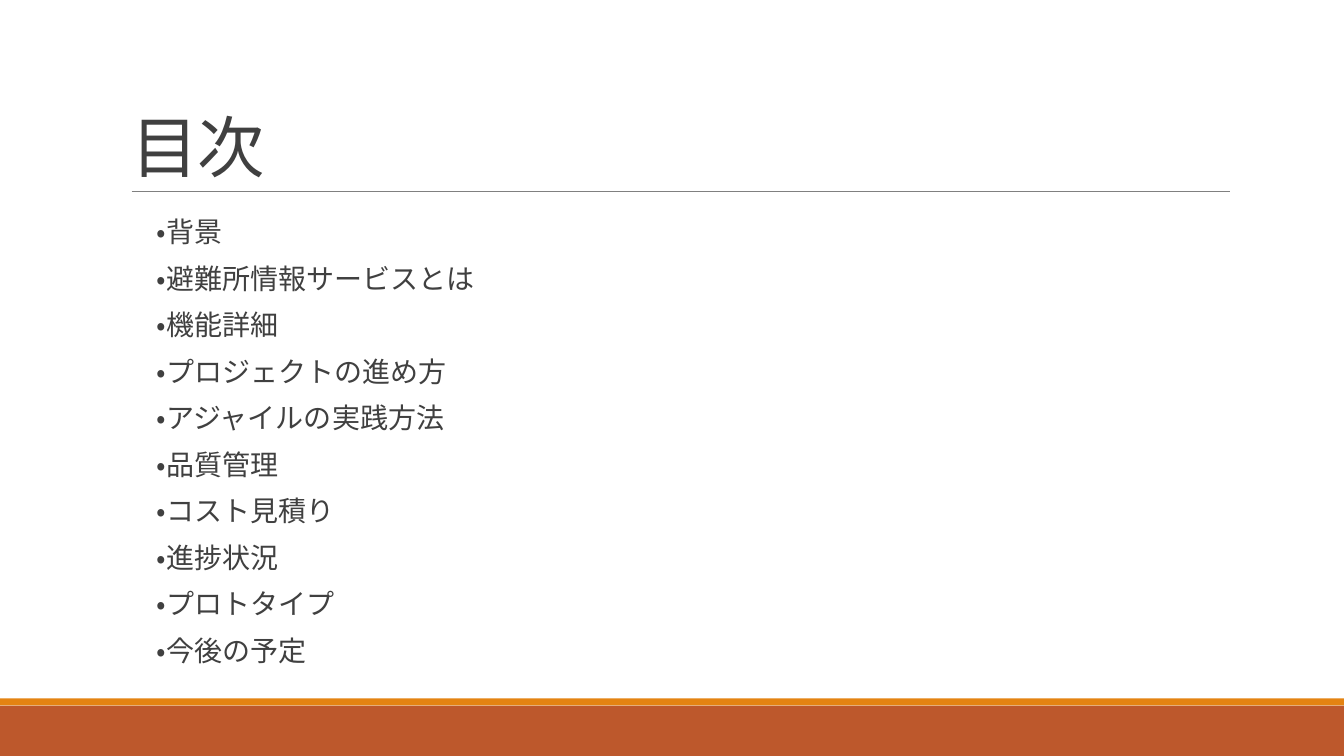
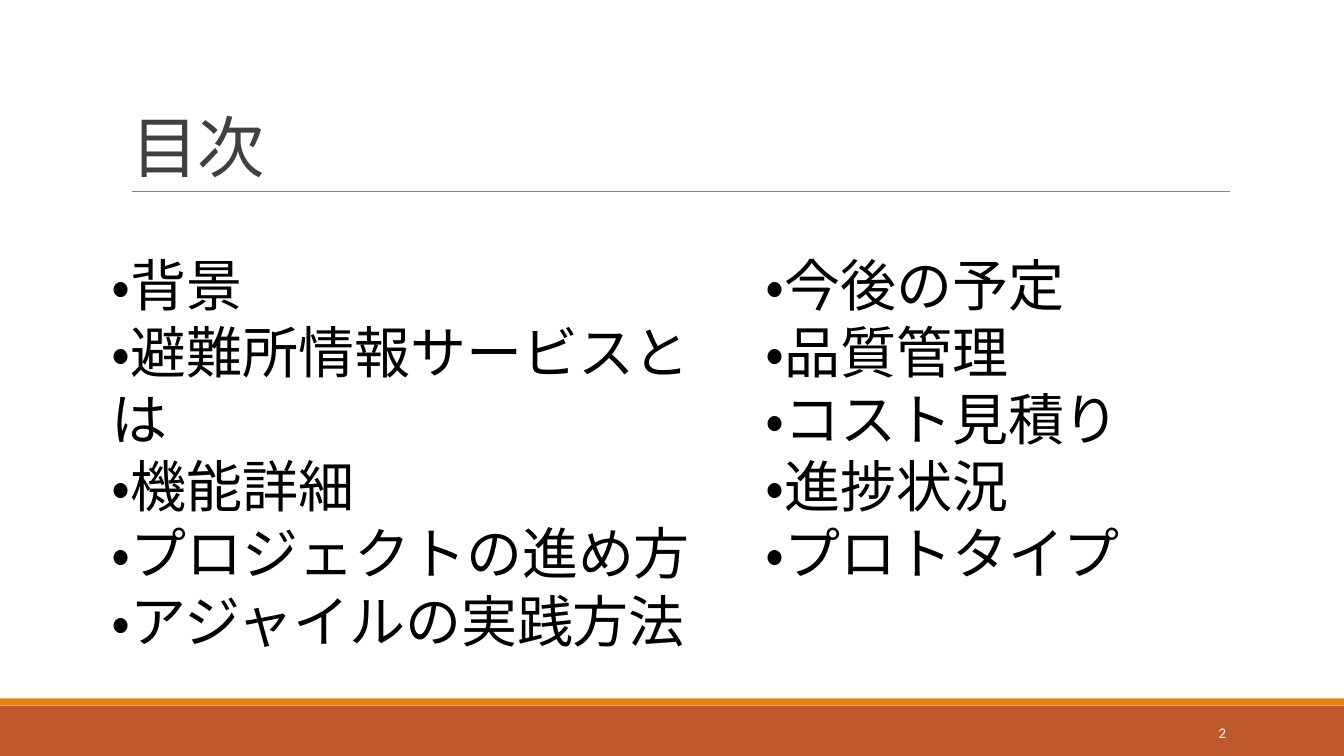
Before and after one commit to tomoyukikondo/yabukiC2017, a slide deck: slide 2 of 避難所情報サービス開発プロジェクト.pptx. Drawn at 1344x756 pixels with LibreOffice and Linux fonts; fonts in the diff are those of the drawing. Boxes give left, top, right and bottom in pixels: in the first picture for what was removed or moved away, otherwise in the second. Text is boxed around its words. In the diff, an @@ line names an element or a change of style, - is before the commit and + after.

```diff
--- a/避難所情報サービス開発プロジェクト.pptx
+++ b/避難所情報サービス開発プロジェクト.pptx
@@ text "・背景": place and size @@
-text "・背景" at box(157, 218, 475, 664)
+text "・背景" at box(112, 259, 690, 647)
@@ text "・背景" at box(112, 259, 690, 647): size 20 to 40 pt, text colour #404040 to #000000; bullet   to none; line spacing 0.8 to 1; less space between paragraphs @@
@@ text added at box(765, 258, 1120, 577), 40 pt, text #000000 @@
+・今後の予定
+・品質管理
+・コスト見積り
+・進捗状況
+・プロトタイプ
@@ text at box(157, 451, 335, 664): paragraphs removed @@
-  ・品質管理
-  ・コスト見積り
-  ・進捗状況
-  ・プロトタイプ
-  ・今後の予定
@@ page number added at box(1219, 728, 1226, 738), 10.5 pt, text #FFFFFF @@
+2
```
Also in this commit, not shown: 11 other slides changed, 3 slides added.
